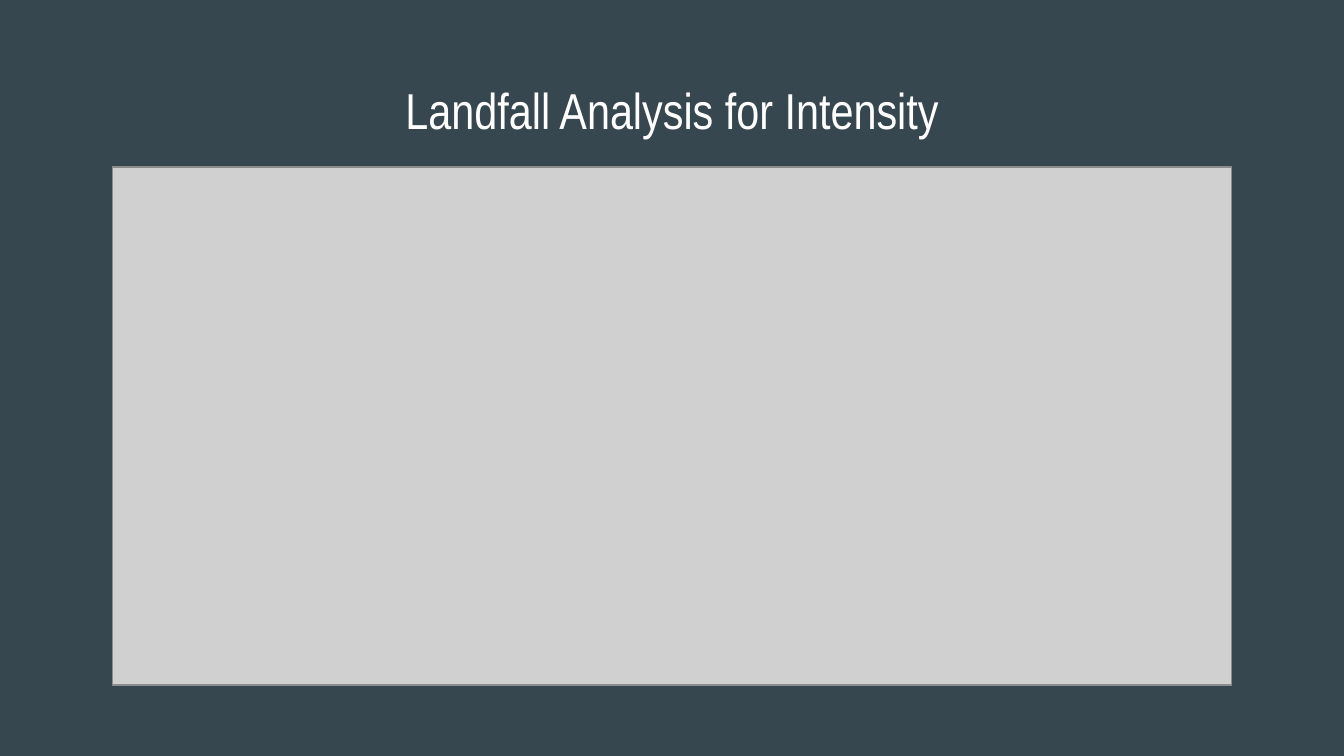
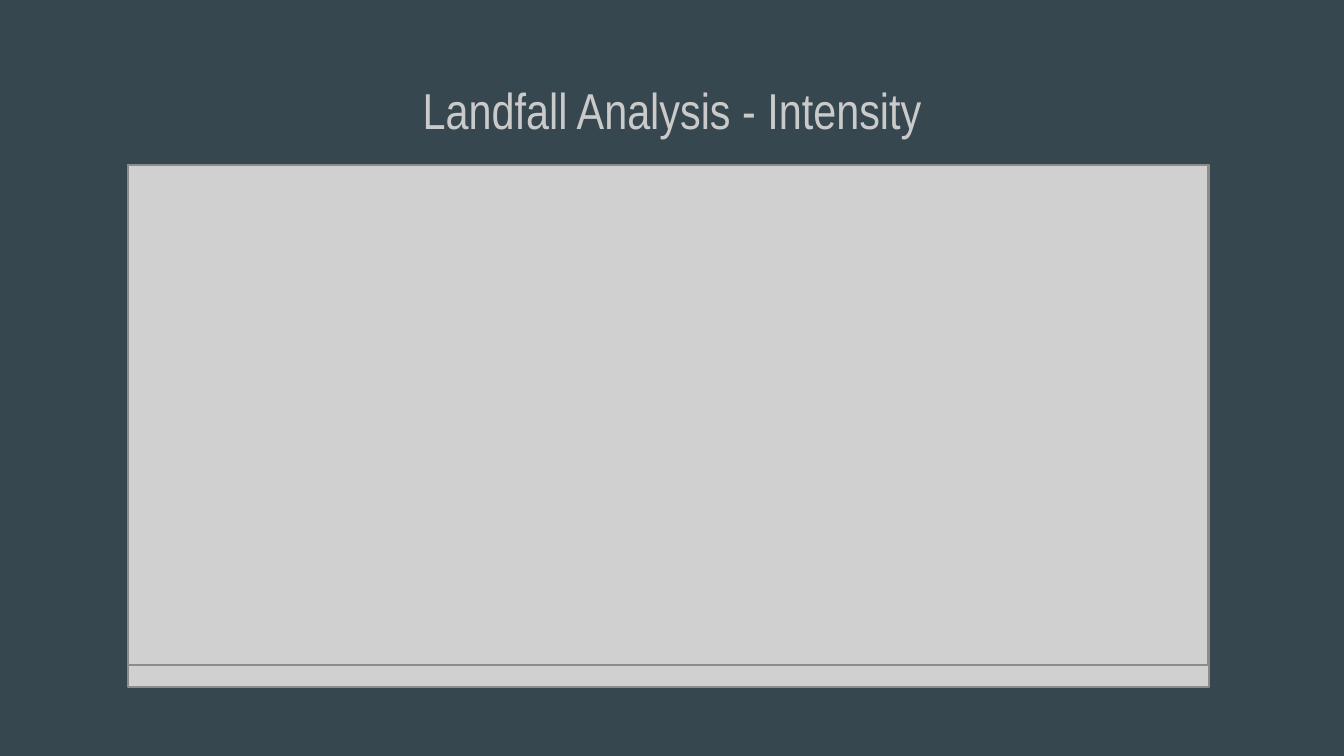
Before and after one commit to cwittmaack12/HurricaneProject, a slide deck: slide 15 of Historical Hurricane Analysis (1).pptx (slide 16 before the commit). Drawn at 1344x756 pixels with LibreOffice and Linux fonts; fonts in the diff are those of the drawing; grey boxes stand for pictures. Boxes give left, top, right and bottom in pixels: in the first picture for what was removed or moved away, otherwise in the second. Text is boxed around its words. In the diff, an @@ line names an element or a change of style, - is before the commit and + after.

```diff
--- a/Historical Hurricane Analysis (1).pptx
+++ b/Historical Hurricane Analysis (1).pptx
@@ title at [423,92,921,139]: text changed; text colour #FFFFFF to #CACACA @@
-Landfall Analysis for Intensity
+Landfall Analysis - Intensity
@@ picture: place and size @@
-picture at [138,169,1204,684]
+picture at [128,165,1208,687]
@@ picture: place and size @@
-picture at [113,167,1232,685]
+picture at [128,165,1207,665]
```
Also in this commit, not shown: 11 other slides changed, 5 slides added, 7 slides removed, 7 other files.
